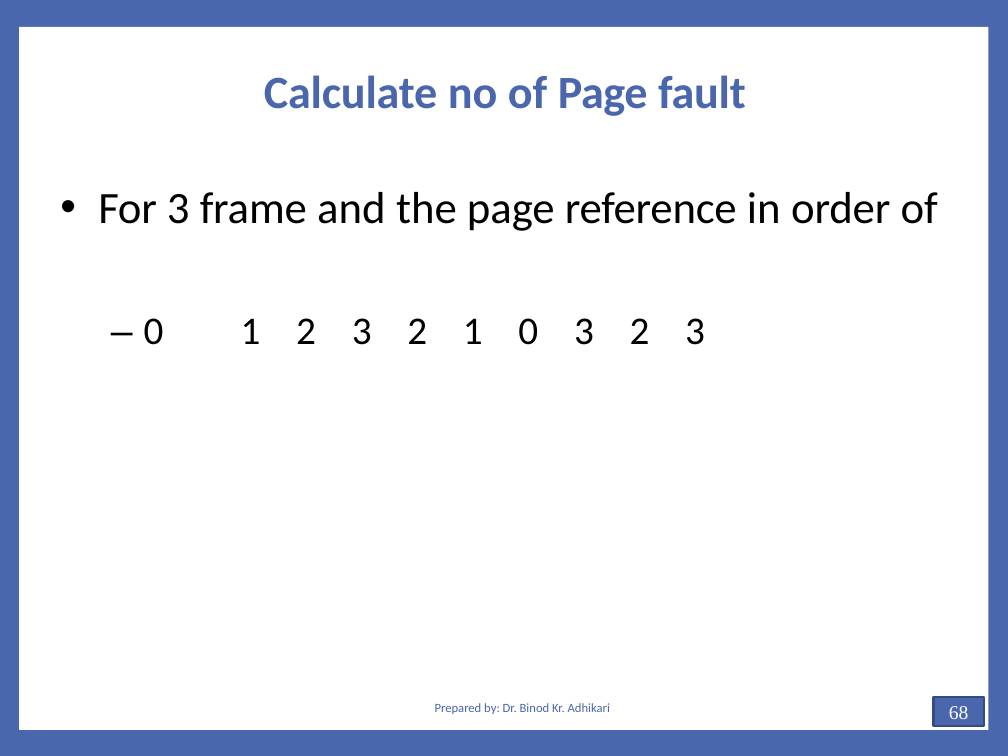
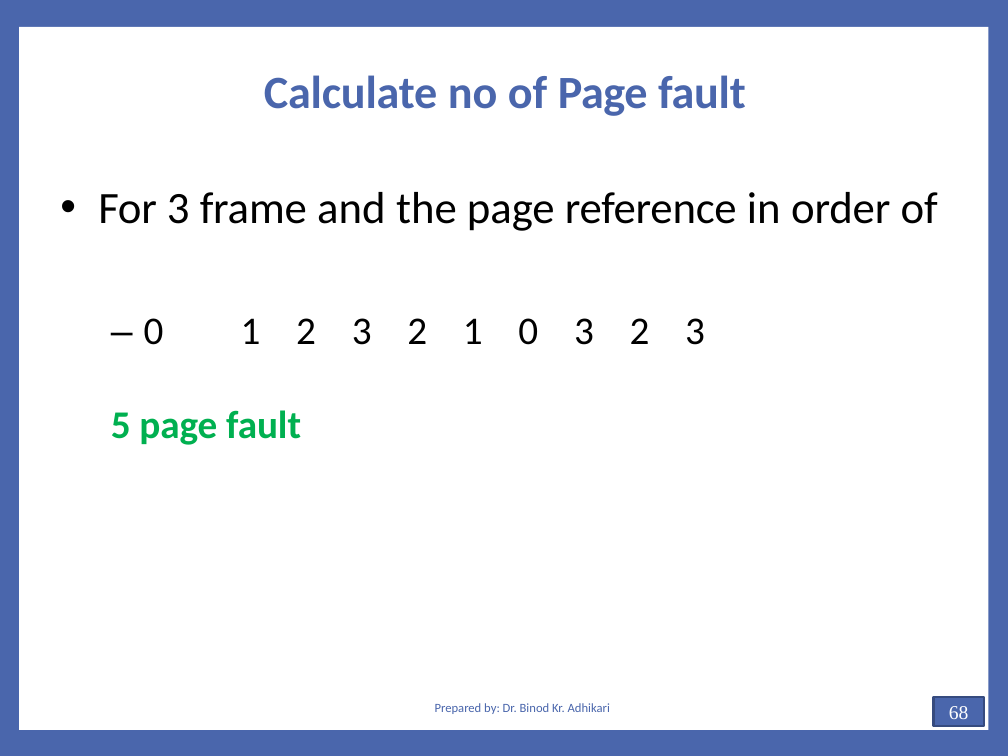
Before and after one commit to Yujan3333/Master-in-Computer-Science-and-Information-Technology, a slide deck: slide 68 of Main/Study/First Sem/All Notes and Resources Combined/AOS Notes/Unit 2.1-Chapter 4(Memory Management).pptx. Drawn at 1008x756 pixels with LibreOffice and Linux fonts; fonts in the diff are those of the drawing. Boxes give left, top, right and bottom in pixels: in the first picture for what was removed or moved away, otherwise in the second. Text is boxed around its words. In the diff, an @@ line names an element or a change of style, - is before the commit and + after.

```diff
--- a/Main/Study/First Sem/All Notes and Resources Combined/AOS Notes/Unit 2.1-Chapter 4(Memory Management).pptx
+++ b/Main/Study/First Sem/All Notes and Resources Combined/AOS Notes/Unit 2.1-Chapter 4(Memory Management).pptx
@@ text at bbox=[111, 410, 301, 445]: paragraph added @@
+5 page fault
```
Also in this commit, not shown: 9 other slides changed, 40 other files.
